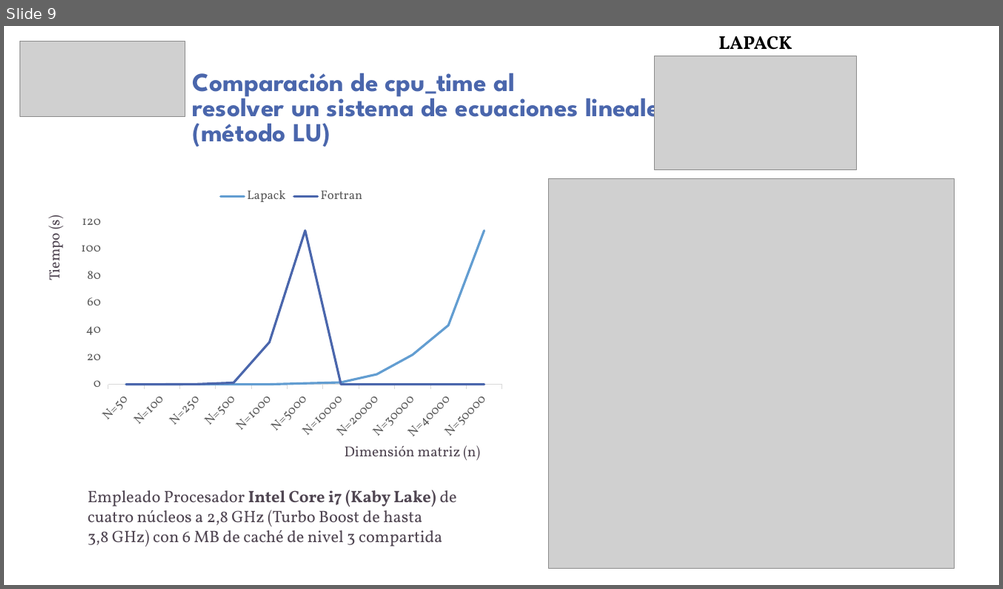
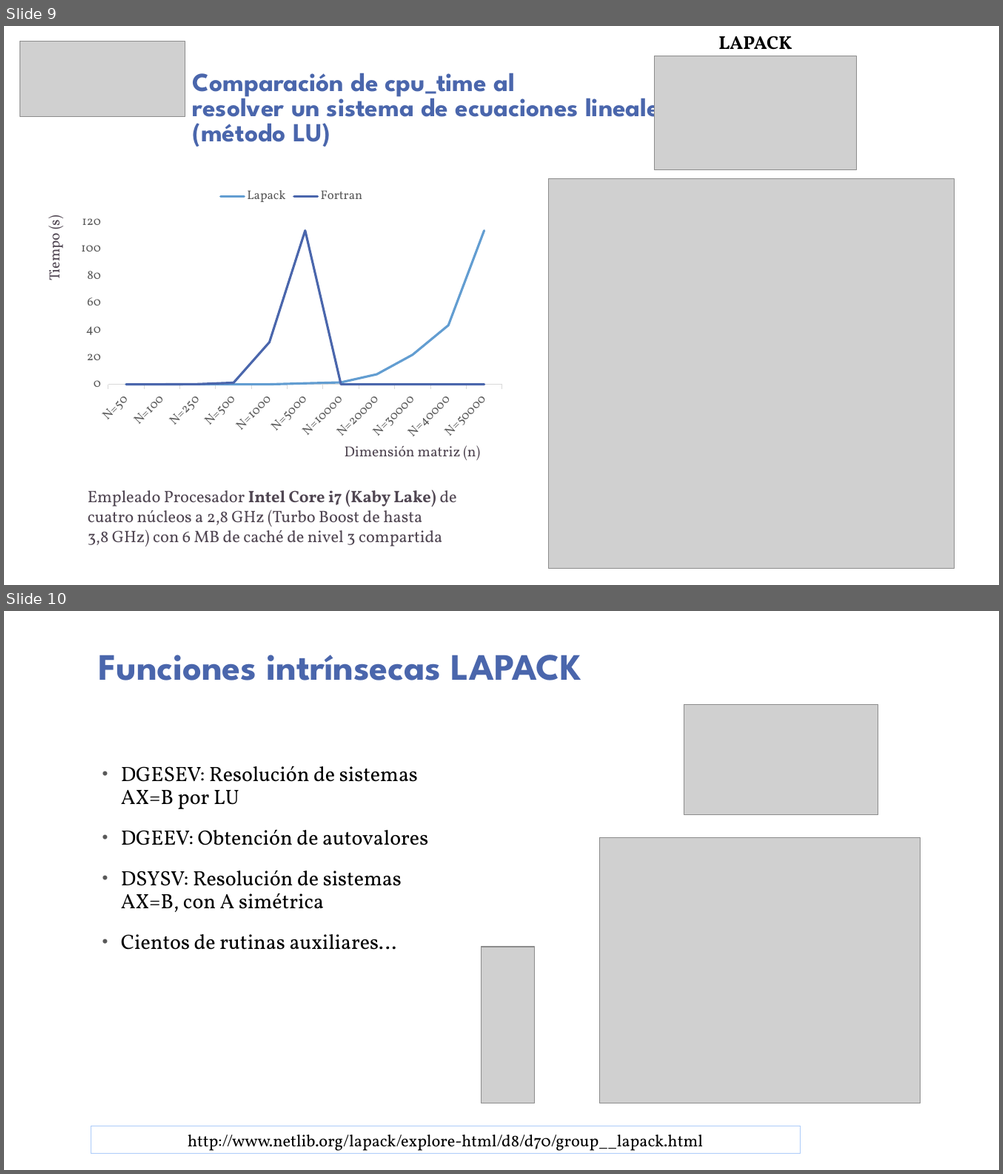
Before and after one commit to guaguaUPM/UPM, a slide deck: lu-lapack.pptx. Shown one above the other, each under a label of ours: slide 9 before the commit, slides 9 and 10 after it. The pictures are 1003x589 and 1003x1174 pixels, drawn with LibreOffice and Linux fonts; fonts in the diff are those of the drawing; grey boxes stand for pictures; background and template pictures are left out. Boxes give left, top, right and bottom in pixels: in the first picture for what was removed or moved away, otherwise in the second. Text is boxed around its words. In the diff, an @@ line names an element or a change of style, - is before the commit and + after.

```diff
--- a/lu-lapack.pptx
+++ b/lu-lapack.pptx
@@ slide 10 added at bbox=[4, 611, 999, 1170], background picture (left out) @@
@@ title added at bbox=[99, 655, 582, 681], 36 pt, text #4A66AC, bold @@
+Funciones intrínsecas LAPACK
@@ picture added at bbox=[684, 705, 878, 815] @@
@@ text added at bbox=[121, 766, 428, 950], 20 pt, text #333333 @@
+• DGESEV: Resolución de sistemas AX=B por LU
+• DGEEV: Obtención de autovalores
+• DSYSV: Resolución de sistemas AX=B, con A simétrica
+• Cientos de rutinas auxiliares…
@@ picture added at bbox=[600, 838, 920, 1104] @@
@@ picture added at bbox=[481, 947, 535, 1103] @@
@@ rectangle added at bbox=[91, 1127, 800, 1154], outline #ACCBF9 0.75 pt, 16 pt, text #333333 @@
+http://www.netlib.org/lapack/explore-html/d8/d70/group__lapack.html
```
Also in this commit, not shown: 3 other slides changed, 2 other slides added, 1 slide removed.
